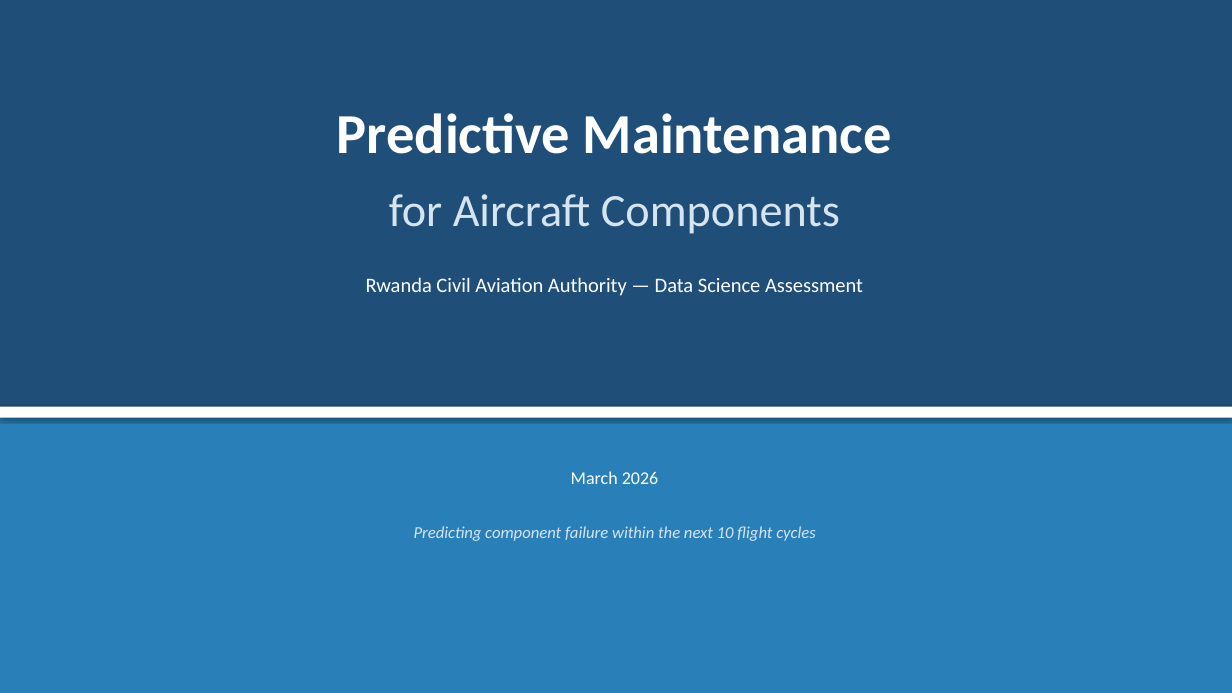
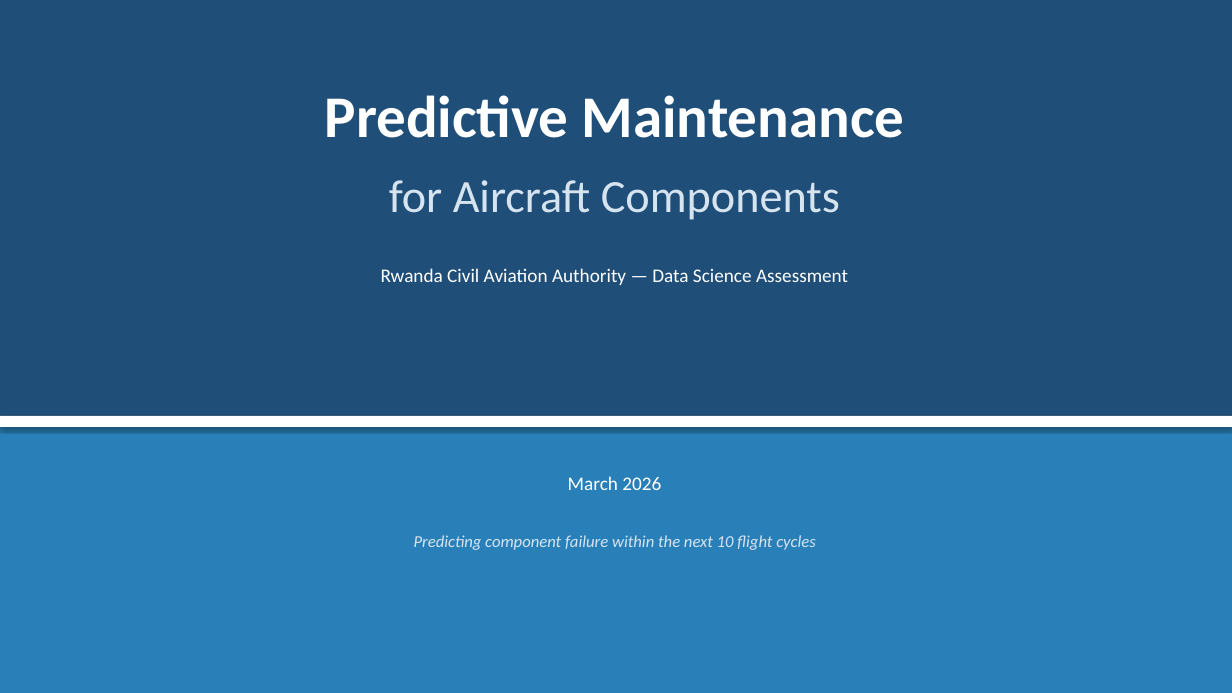
Before and after one commit to Mwambuka/rcaa-predictive-maintenance-bertin, a slide deck: slide 1 of RCAA_Predictive_Maintenance_Slides.pptx. Drawn at 1232x693 pixels with LibreOffice and Linux fonts; fonts in the diff are those of the drawing. Boxes give left, top, right and bottom in pixels: in the first picture for what was removed or moved away, otherwise in the second. Text is boxed around its words. In the diff, an @@ line names an element or a change of style, - is before the commit and + after.

```diff
--- a/RCAA_Predictive_Maintenance_Slides.pptx
+++ b/RCAA_Predictive_Maintenance_Slides.pptx
@@ text "Predictive Maintenance": place and size @@
-text "Predictive Maintenance" at (337, 113, 892, 154)
+text "Predictive Maintenance" at (325, 95, 905, 138)
@@ text "Predictive Maintenance" at (325, 95, 905, 138): size 44 to 46 pt @@
@@ text "for Aircraft Components": place and size @@
-text "for Aircraft Components" at (389, 194, 840, 234)
+text "for Aircraft Components" at (389, 180, 840, 220)
@@ text "Rwanda Civil Aviation Authority — ...": place and size @@
-text "Rwanda Civil Aviation Authority — ..." at (366, 277, 863, 296)
+text "Rwanda Civil Aviation Authority — ..." at (381, 268, 848, 285)
@@ text "Rwanda Civil Aviation Authority — ..." at (381, 268, 848, 285): size 16 to 15 pt @@
@@ rectangle: place and size @@
-rectangle at (0, 407, 1232, 418)
+rectangle at (0, 416, 1232, 427)
@@ rectangle: place and size @@
-rectangle at (0, 416, 1232, 693)
+rectangle at (0, 425, 1232, 693)
@@ text "March 2026" at (568, 476, 661, 490): size 14 to 15 pt @@
@@ text "Predicting component failure within the ...": place and size @@
-text "Predicting component failure within the ..." at (414, 526, 816, 541)
+text "Predicting component failure within the ..." at (414, 535, 816, 550)
```
Also in this commit, not shown: 6 other slides changed, 5 slides added, 5 slides removed, 30 other files.
